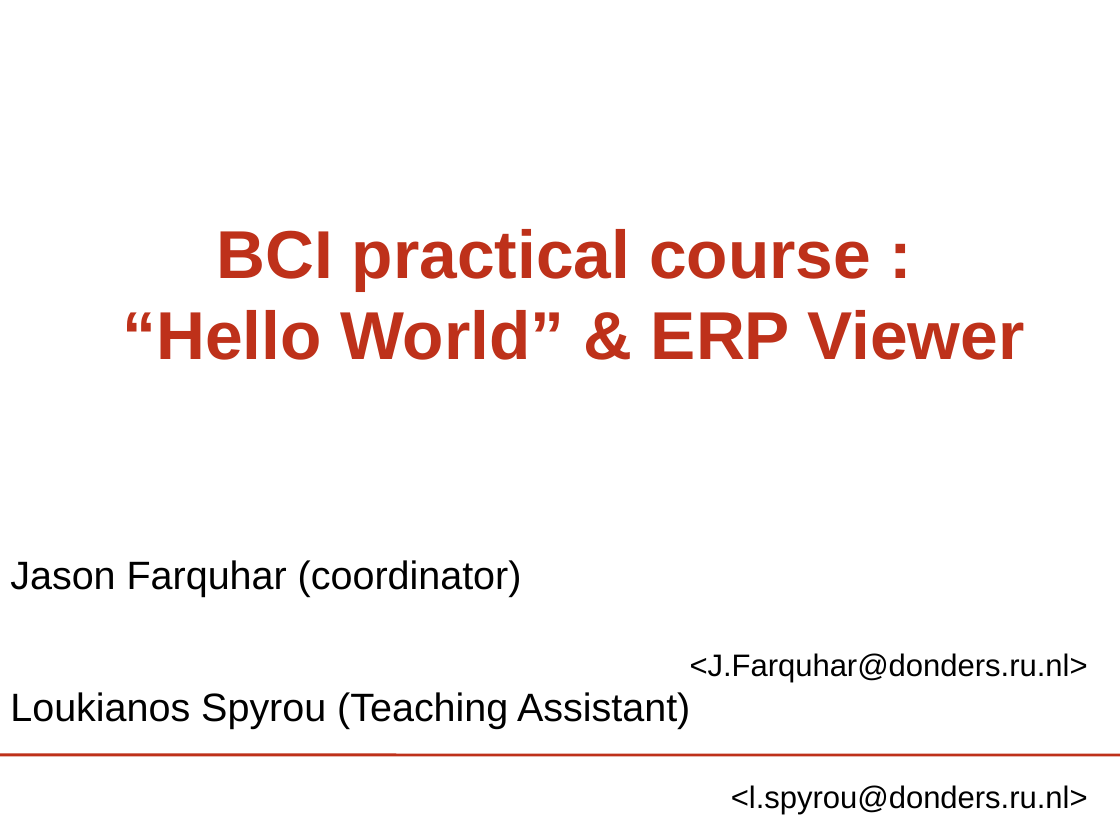
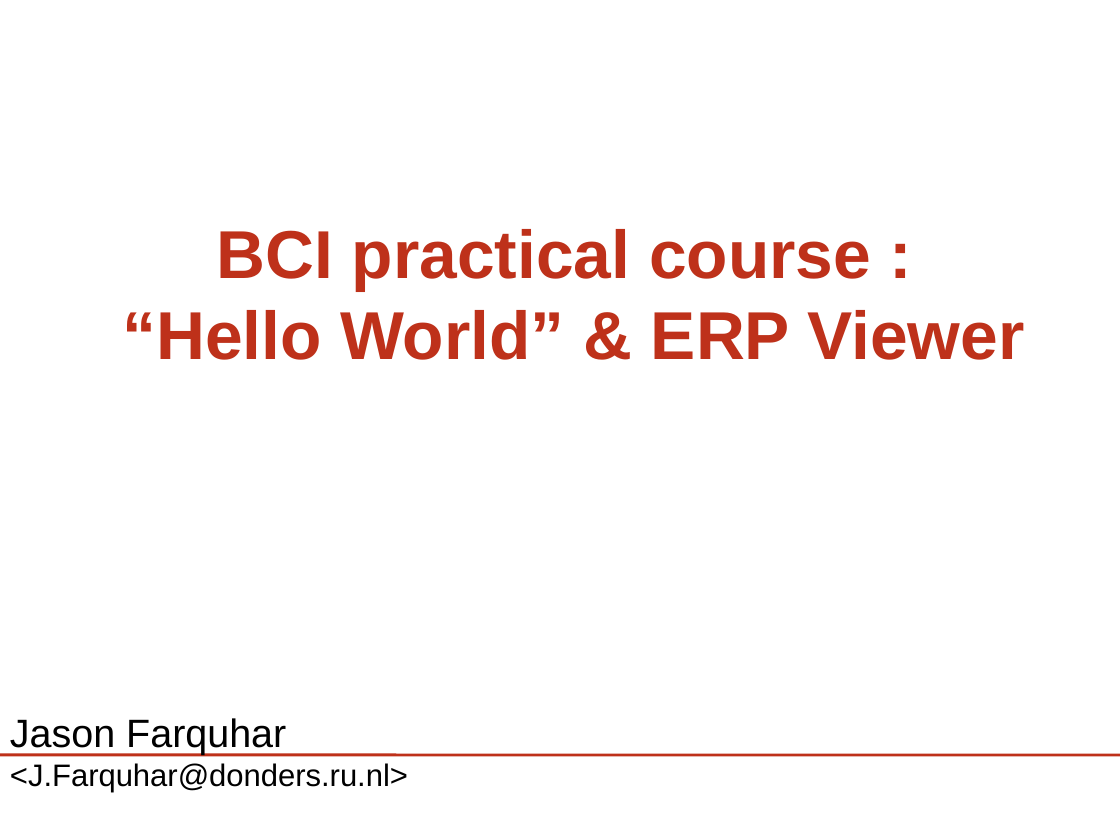
Before and after one commit to phpvdb/buffer_bci, a slide deck: slide 1 of tutorial/lect3-helloworld/HelloWorld_ERPViewer.odp. Drawn at 1120x840 pixels with LibreOffice and Linux fonts; fonts in the diff are those of the drawing; background and template pictures are left out. Boxes give left, top, right and bottom in pixels: in the first picture for what was removed or moved away, otherwise in the second. Text is boxed around its words. In the diff, an @@ line names an element or a change of style, - is before the commit and + after.

```diff
--- a/tutorial/lect3-helloworld/HelloWorld_ERPViewer.odp
+++ b/tutorial/lect3-helloworld/HelloWorld_ERPViewer.odp
@@ text at (10,718,408,792): text changed; size 28 to 22 pt @@
-Jason Farquhar (coordinator)
-<J.Farquhar@donders.ru.nl>
-Loukianos Spyrou (Teaching Assistant)
-<l.spyrou@donders.ru.nl>
+Jason Farquhar <J.Farquhar@donders.ru.nl>
```
Also in this commit, not shown: 11 other slides changed, 12 slides added, 1 slide removed, 30 other files.
